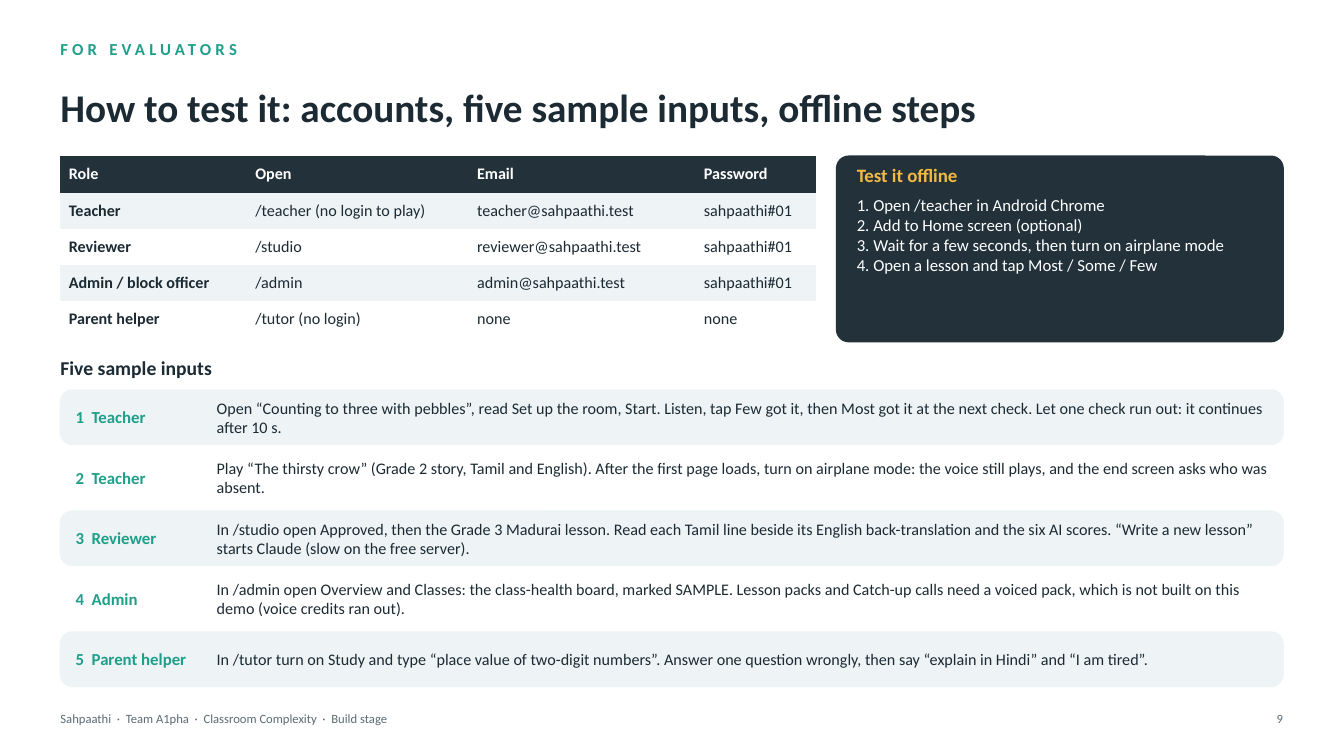
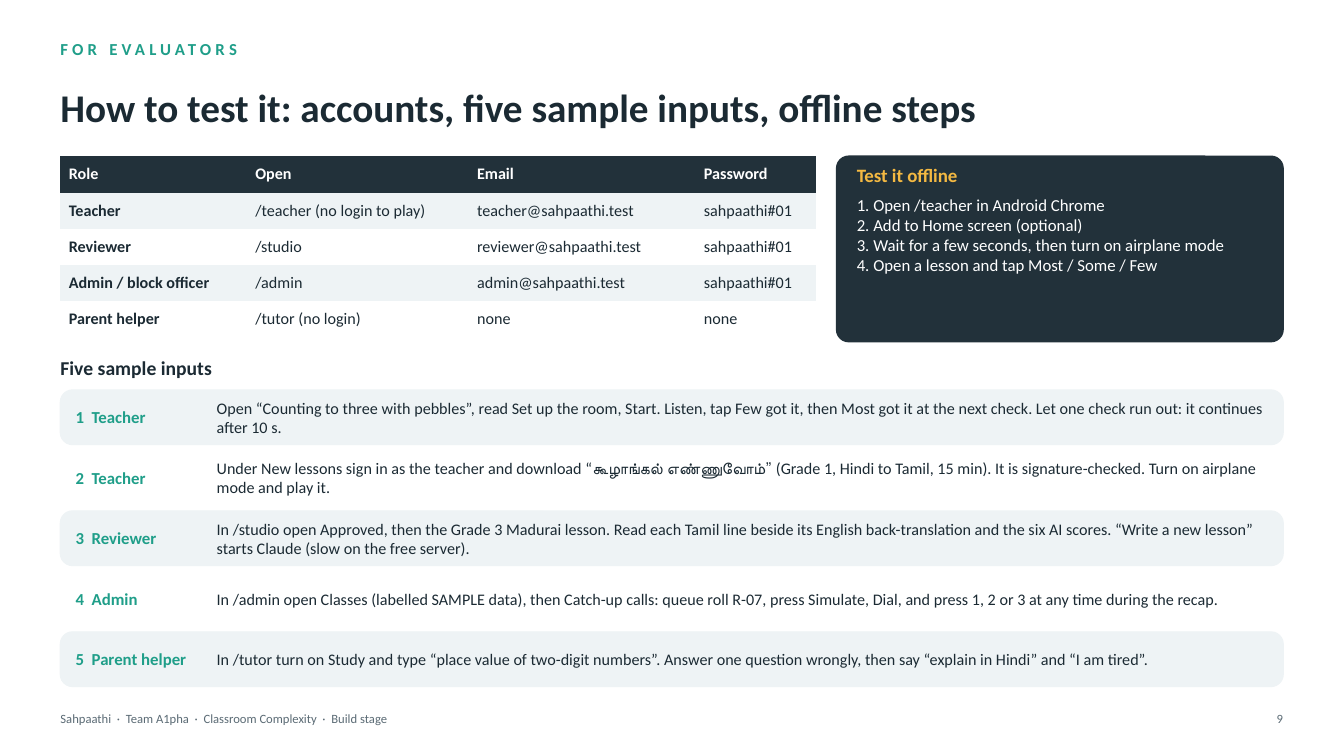
Before and after one commit to Harsha-code-per/Sahpaathi, a slide deck: slide 10 of docs/submission/Sahpaathi_A1pha_Build_Deck.pptx. Drawn at 1344x756 pixels with LibreOffice and Linux fonts; fonts in the diff are those of the drawing. Boxes give left, top, right and bottom in pixels: in the first picture for what was removed or moved away, otherwise in the second. Text is boxed around its words. In the diff, an @@ line names an element or a change of style, - is before the commit and + after.

```diff
--- a/docs/submission/Sahpaathi_A1pha_Build_Deck.pptx
+++ b/docs/submission/Sahpaathi_A1pha_Build_Deck.pptx
@@ text at (217,462,1255,496): text changed @@
-Play “The thirsty crow” (Grade 2 story, Tamil and English). After the first page loads, turn on airplane mode: the voice still plays, and the end screen asks who was absent.
+Under New lessons sign in as the teacher and download “கூழாங்கல் எண்ணுவோம்” (Grade 1, Hindi to Tamil, 15 min). It is signature-checked. Turn on airplane mode and play it.
@@ text at (217,593,1218,608): text changed @@
-In /admin open Overview and Classes: the class-health board, marked SAMPLE. Lesson packs and Catch-up calls need a voiced pack, which is not built on this demo (voice credits ran out).
+In /admin open Classes (labelled SAMPLE data), then Catch-up calls: queue roll R-07, press Simulate, Dial, and press 1, 2 or 3 at any time during the recap.
```
Also in this commit, not shown: 2 other slides changed, 5 other files.
